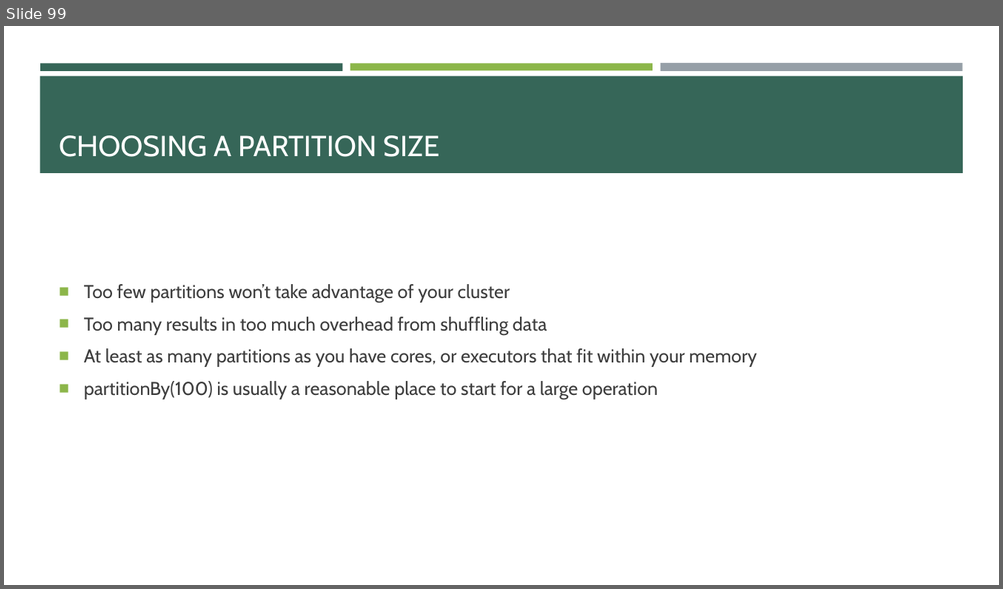
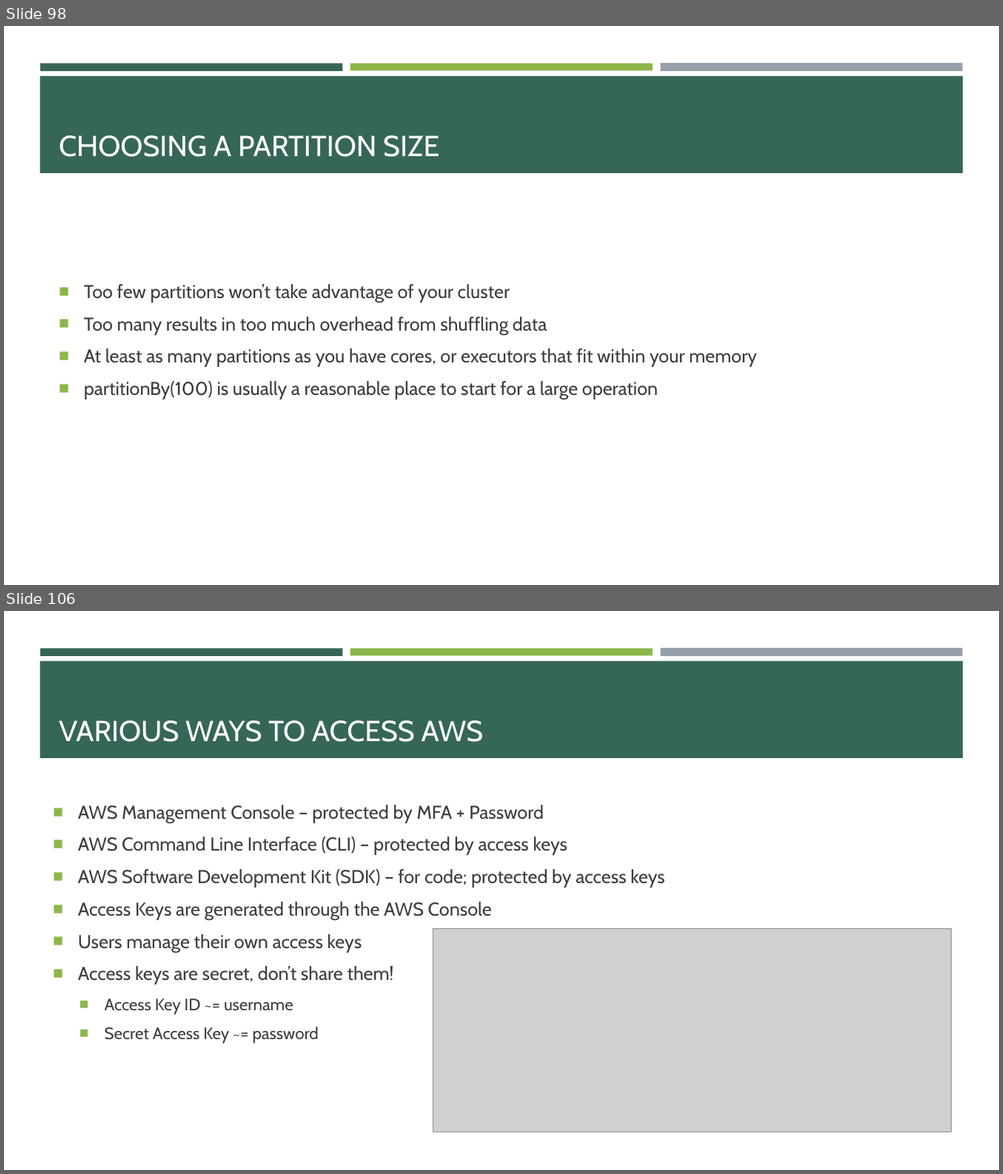
Before and after one commit to e-m-wilson/data_engineering, a slide deck: spark/Spark.pptx. Shown one above the other, each under a label of ours: slide 99 before the commit, slides 98 and 106 after it; the slides between them are not shown. The pictures are 1003x589 and 1003x1174 pixels, drawn with LibreOffice and Linux fonts; fonts in the diff are those of the drawing; grey boxes stand for pictures. Boxes give left, top, right and bottom in pixels: in the first picture for what was removed or moved away, otherwise in the second. Text is boxed around its words. In the diff, an @@ line names an element or a change of style, - is before the commit and + after.

```diff
--- a/spark/Spark.pptx
+++ b/spark/Spark.pptx
@@ slide 106 added at [4, 611, 999, 1170], background #FFFFFF; not listed: 4 template elements that a slide beside it also shows @@
@@ title added at [59, 721, 484, 742], 28 pt, text #FFFFFF @@
+VARIOUS WAYS TO ACCESS AWS
@@ text added at [78, 805, 665, 1044], 18 pt, text #3D3D3D @@
+■ AWS Management Console – protected by MFA + Password
+■ AWS Command Line Interface (CLI) – protected by access keys
+■ AWS Software Development Kit (SDK) – for code; protected by access keys
+■ Access Keys are generated through the AWS Console
+■ Users manage their own access keys
+■ Access keys are secret, don’t share them!
+  ■ Access Key ID ~= username
+  ■ Secret Access Key ~= password
@@ picture added at [433, 929, 950, 1133] @@
@@ what was slide 99 is now slide 98 @@
```
Also in this commit, not shown: 4 slides changed, 33 other slides added, 6 other files.
